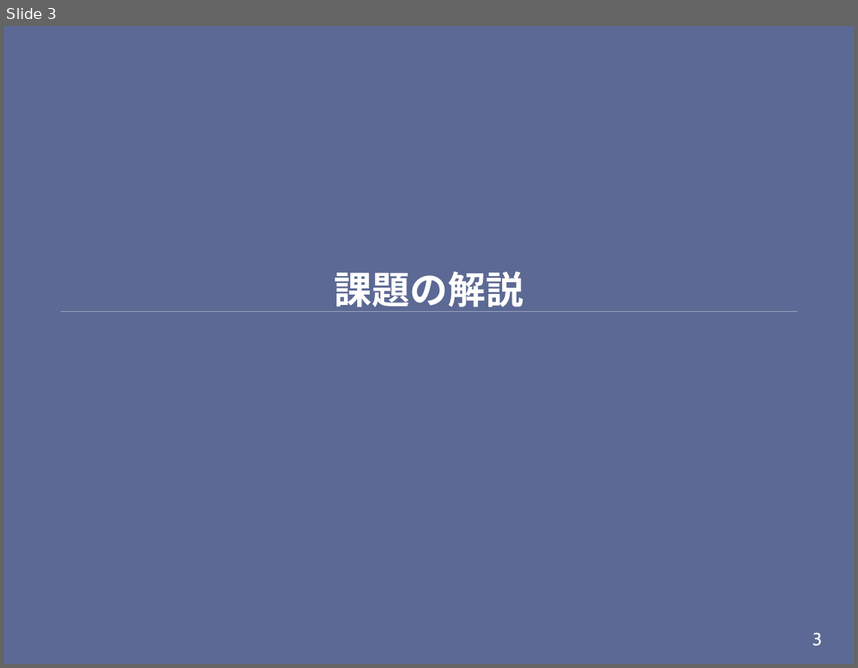
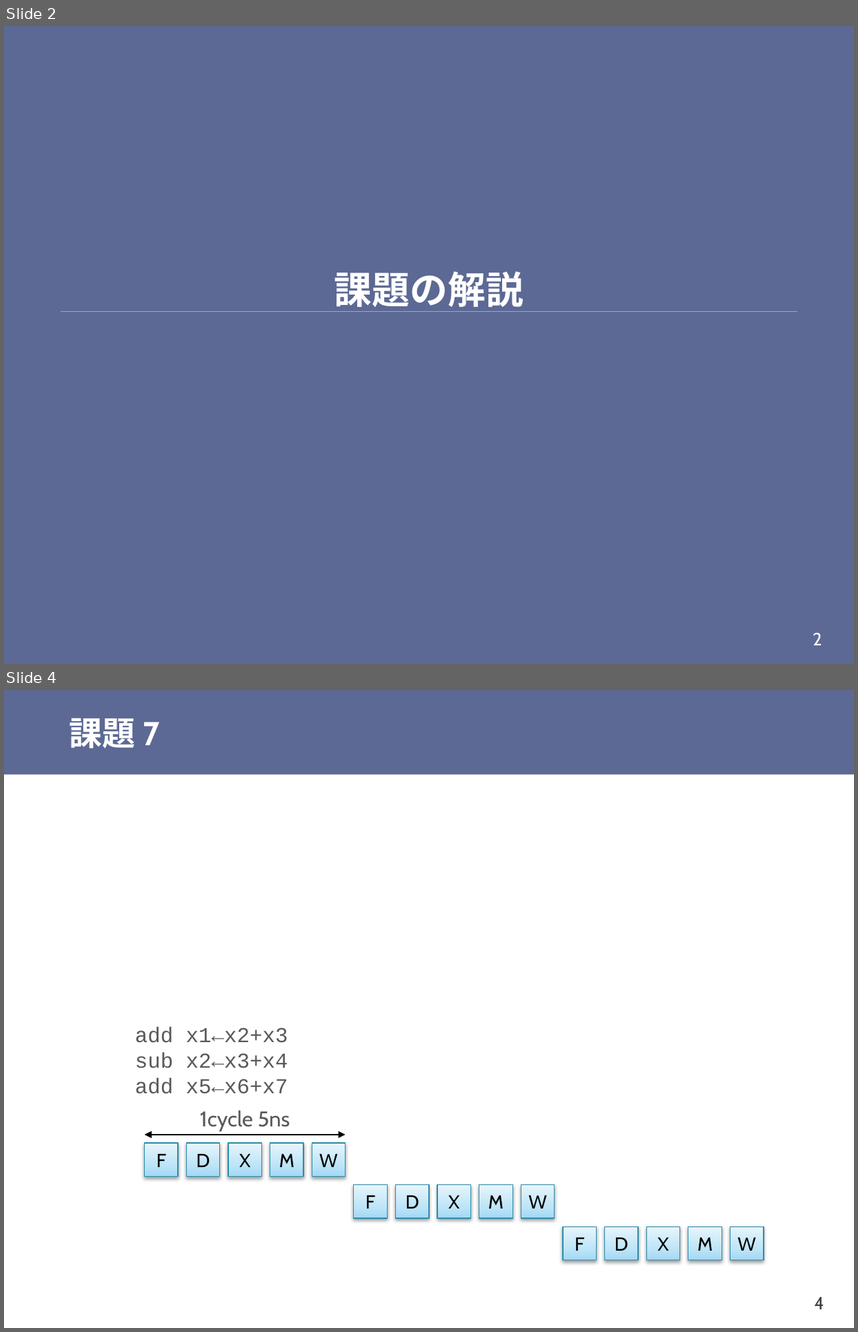
Before and after one commit to shioyadan/otya-computer-architecture-i, a slide deck: cai-shioya-08.pptx. Shown one above the other, each under a label of ours: slide 3 before the commit, slides 2 and 4 after it; the slides between them are not shown. The pictures are 858x668 and 858x1332 pixels, drawn with LibreOffice and Linux fonts; fonts in the diff are those of the drawing; grey boxes stand for pictures. Boxes give left, top, right and bottom in pixels: in the first picture for what was removed or moved away, otherwise in the second. Text is boxed around its words. In the diff, an @@ line names an element or a change of style, - is before the commit and + after.

```diff
--- a/cai-shioya-08.pptx
+++ b/cai-shioya-08.pptx
@@ slide 4 added at box(4, 690, 854, 1328), background #FFFFFF @@
@@ rectangle added at box(4, 690, 854, 774), fill #5C6994 @@
@@ title added at box(70, 718, 159, 748), 28 pt, text #FFFFFF, bold @@
+課題 7
@@ text added at box(135, 1027, 288, 1094), 18 pt, text #595959 @@
+add x1←x2+x3
+sub x2←x3+x4
+add x5←x6+x7
@@ text added at box(200, 1110, 290, 1130), 18 pt, text #595959 @@
+1cycle 5ns
@@ double arrow added from (144, 1134) to (346, 1134), #000000 0.75 pt @@
@@ group added at box(144, 1142, 345, 1175): 5 rectangles @@
+F
+D
+X
+M
+W
@@ group added at box(353, 1185, 554, 1218): 5 rectangles @@
+F
+D
+X
+M
+W
@@ group added at box(562, 1226, 763, 1259): 5 rectangles @@
+F
+D
+X
+M
+W
@@ page number added at box(814, 1297, 824, 1309), 15 pt, text #404040 @@
+4
@@ what was slide 3 is now slide 2 @@
@@ page number at box(813, 632, 822, 645): text changed @@
-3
+2
```
Also in this commit, not shown: 12 slides changed, 68 other slides added, 7 slides removed, 2 other files.
